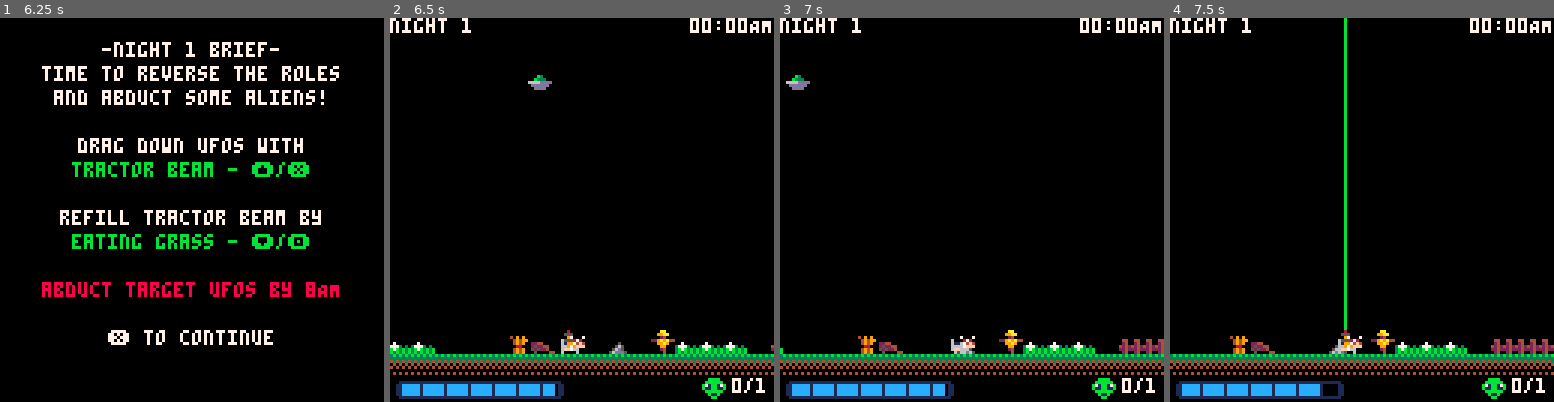
Above: before the commit, frames 1-4 (left to right).
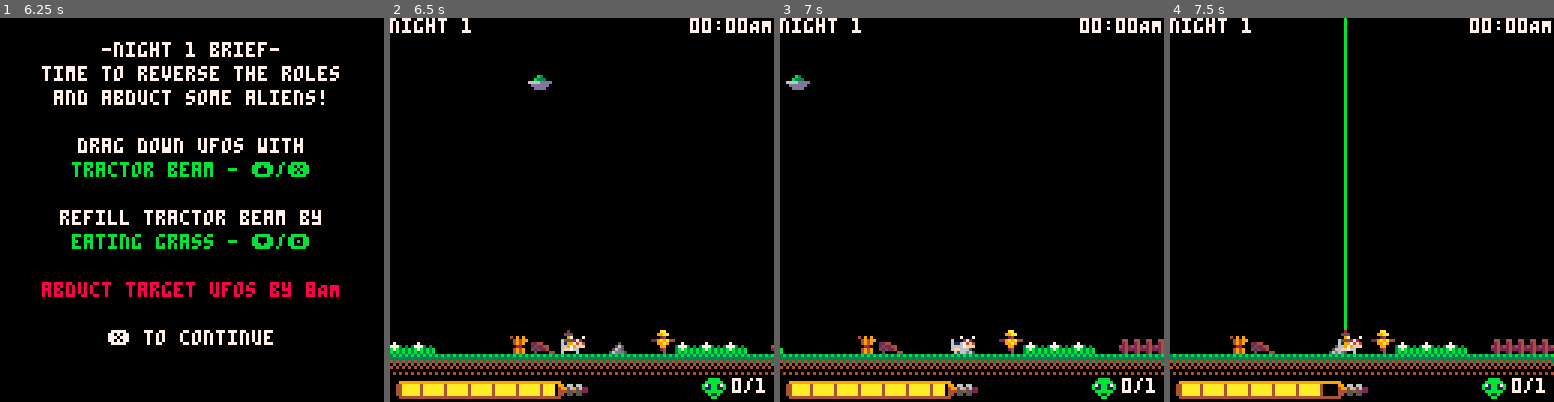
Above: after the commit, the same moments.

Repository: HarryCroke/GMTK-Jam-2023
Game: PICO-8 cartridge untitled.p8
Two runs of this game, one before a commit and one after it. Both use one fixed random seed, a clock stepped at 60 frames per second and the inputs below.
Inputs:
- Up to frame 1 (6.25 s): tap X (X key) at 0.33, 1.07, 1.85, 2.97, 4.08, 5.2 s; tap O (Z key) at 0.7, 1.7, 2.1, 2.5, 2.9, 3.3, 3.7, 4.1, 4.5, 4.9, 5.3, 5.7, 6.1 s; hold Right 1.6-2.1 s; hold Up 2.15-2.42 s; hold Right 2.47-3.03 s; hold Left 3.08-3.58 s; hold Down 3.63-3.97 s; hold Right 4.02-4.68 s; hold Up 4.73-5.03 s; hold Left 5.08-5.68 s; hold Down 5.73-6.03 s; hold Right from 6.08 s (still down)
- Up to frame 2 (6.5 s): keep holding Right; tap X (X key) at 6.32 s
- Up to frame 3 (7 s): tap O (Z key) at 6.5, 6.9 s; release Right at 6.58 s; hold Right from 6.63 s (still down)
- Up to frame 4 (7.5 s): release Right at 7.13 s; hold Up 7.18-7.45 s; tap O (Z key) at 7.3 s; tap X (X key) at 7.43 s

Frame 1 is identical in both runs. In frame 2, 2.1% of the frame differs, in the area x 1-52%, y 94-100%; in frame 3, 2.1%; in frame 4, 2.1%.

Commit message:
Suck sfx

Diff:
--- a/untitled.p8
+++ b/untitled.p8
@@ -20,7 +20,7 @@
         count = 0,
         hour = 0,
         tick = 0,
-        hour_length = 400,
+        hour_length = 300,
         --hour_length = 1,
         ufo_count = 0,
         ufo_total = -1,
@@ -59,13 +59,15 @@
         anim_max = 4,
         anim_tick = 0,
         friction = 0.05,
-        suck_power = 1,
+        suck_power = 1.15,
         cam_x = 0,
         score = 0,
         gas = 104,
         can_eat = false,
         eating = false,
-        touch_grass = false
+        touch_grass = false,
+        suck_tick = 0, -- for audio
+        suck_max = 14
 
     }
 end
@@ -111,7 +113,11 @@
         else
             shootRay(player.x+5, "suck")
         end
-
+        player.suck_tick+=1
+        if(player.suck_tick>=player.suck_max) then
+            sfx(17)
+            player.suck_tick = 0
+        end
         player.gas -= 1
     elseif btn(3) and (player.can_eat) and (player.gas<104) and (player.touch_grass)
     or btn(4) and (player.can_eat) and (player.gas<104) and (player.touch_grass) then
@@ -120,9 +126,11 @@
         player.sucking = false
         player.gas+=1
         player.walk_dx = 0
+        player.suck_tick = player.suck_max
     else
         player.sucking = false
         player.eating = false
+        player.suck_tick = player.suck_max
     end
 
     -- boost
@@ -464,7 +472,7 @@
 
 
     -- gas bar
-    rectfill(3, 121, 3+(player.gas/2), 126, 12)
+    rectfill(3, 121, 3+(player.gas/2), 126, 10)
     spr(36,2,120)
     spr(37,10,120)
     spr(37,18,120)
@@ -472,6 +480,7 @@
     spr(37,34,120)
     spr(37,42,120)
     spr(38,50,120)
+    spr(48,58,120)
 end
 
 -- GAME UPDATE AND DRAW
@@ -837,19 +846,19 @@
 00dddd00000000000000000000000000000000000000000000000000000000000000000000628611116286006282828600698611525224000049490003000000
 00000000000000000000000000000000000000000000000000000000000000000000000006828266668282606666666606828266050000440049490030000000
 b3b3b3b300000000000000000000000000000000000000000000000000bbbb00000000000682828282828260628282860000000c000aa0000000000000000000
-333333330040000000000400000000000111111111111111111111100bbbbbb00000000066666666666666666282828600776cc00099aa000000000000000000
-34343434044000000000044000000000110000001000000010000011b71bb17b000000000282828282828280666666660766c99c000240000000000000000000
-40404040244444200244444200000000110000001000000010000011b11bb11b04400440028282828282828062828286766c9a9c229a9a440000000000000000
-040404040240220000220420000000001100000010000000100000110bbbbbb002400240028666666666628062828286666c9a9c0099a9000000000000000500
-00000000002042000024020030c0303011000000100000001000001100b11b00424242420286424664246280666666666282c9c6000990000055500000005650
-4040404000004200002400003bcb3b3b011111111111111111111110000bb0002242224202862426624262806282828662828286000240000056d50000056d50
+333333330040000000000400000000000999999999999999999999900bbbbbb00000000066666666666666666282828600776cc00099aa000000000000000000
+34343434044000000000044000000000440000004000000040000099b71bb17b000000000282828282828280666666660766c99c000240000000000000000000
+40404040244444200244444200000000440000004000000040000049b11bb11b04400440028282828282828062828286766c9a9c229a9a440000000000000000
+040404040240220000220420000000004400000040000000400000440bbbbbb002400240028666666666628062828286666c9a9c0099a9000000000000000500
+00000000002042000024020030c0303044000000400000004000004400b11b00424242420286424664246280666666666282c9c6000990000055500000005650
+4040404000004200002400003bcb3b3b044444444444444444444440000bb0002242224202862426624262806282828662828286000240000056d50000056d50
 0000000000004200002400003bcb3b3b00000000000000000000000000000000024002400286424664246280628282866666666600004000056dd5000056ddd5
 00000000000000000000000000000000000000000000000000000000000000000000000000000000000000000000000000000000000000000000000000000000
 00000000000000000000000000000000000000000000000000000000000000000000000000000000000000000000000000000000000000000000000000000000
-00000000000000000000000000000000000000000000000000000000000000000000000000000000000000000000000000000000000000000000000000000000
-00000000000000000000000000000000000000000000000000000000000000000000000000000000000000000000000000000000000000000000000000000000
-00000000000000000000000000000000000000000000000000000000000000000000000000000000000000000000000000000000000000000000000000008000
-0000000000000000000000000000000000000000000000000000000000000000000000000000000000000000000000000000000000000000000000000008a800
+06606600000000000000000000000000000000000000000000000000000000000000000000000000000000000000000000000000000000000000000000000000
+95695628000000000000000000000000000000000000000000000000000000000000000000000000000000000000000000000000000000000000000000000000
+45545522000000000000000000000000000000000000000000000000000000000000000000000000000000000000000000000000000000000000000000008000
+0550550000000000000000000000000000000000000000000000000000000000000000000000000000000000000000000000000000000000000000000008a800
 00000000000000000000000000000000000000000000000000000000000000000000000000000000000000000000000000000000000000000000000000008300
 00000000000000000000000000000000000000000000000000000000000000000000000000000000000000000000000000000000000000000000000000000030
 e777777e777777777777777777777777077777777777777077777777000000000000000000000000000000000000000000000000000000000000000000000000
Not shown, changed: the sound effects (__sfx__) section of untitled.p8
